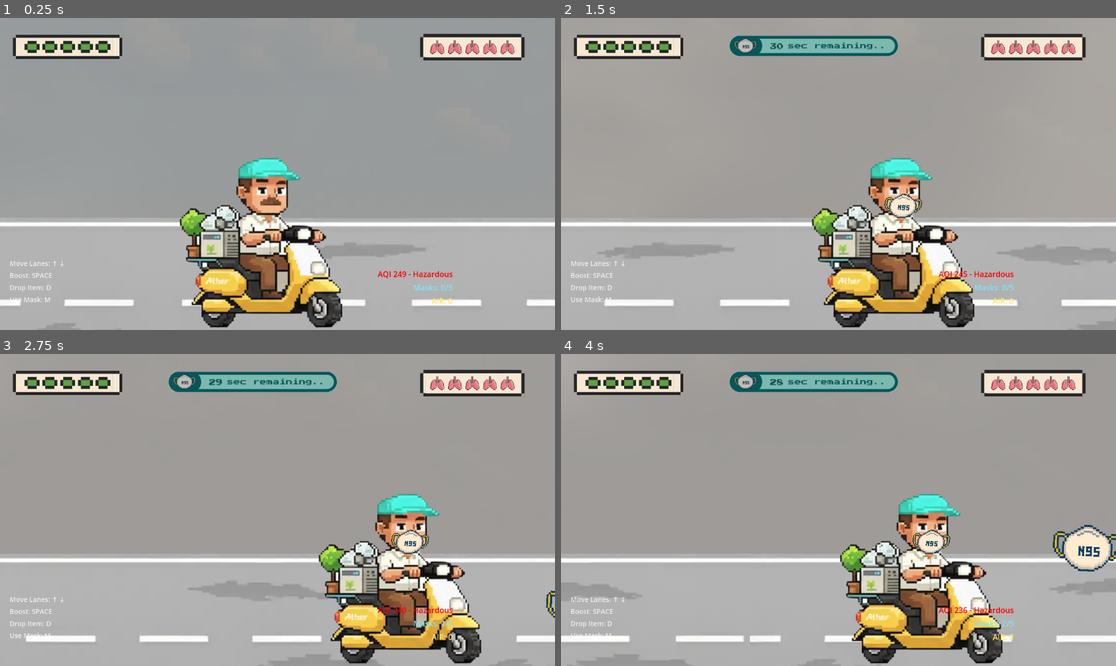
Above: before the commit, frames 1-4 (two rows, left to right).
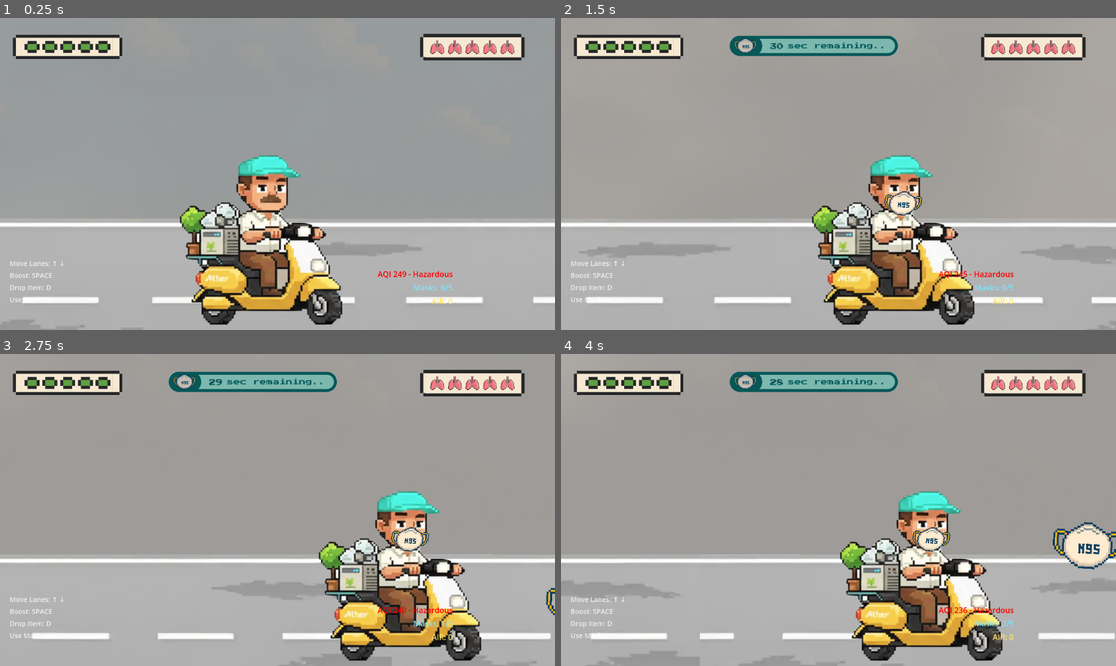
Above: after the commit, the same moments.

Repository: hr1juldey/breath_rush
Game: Godot game, scene res://scenes/Main.tscn
Same seed, same stepped clock (60 frames per second), same inputs: the game is played once before the commit and once after it.
Inputs (mouse positions are in pixels of both pictures, inside the frame that each line leads up to):
- Up to frame 1 (0.25 s): no input
- Up to frame 2 (1.5 s): tap Enter at 0.5 s; move the mouse to (960, 158) at 0.52 s; hold Right (ui_right) 0.53-1.25 s; hold Shift 0.53-1.25 s; click (960, 158) at 0.67 s; tap Space at 0.77 s; drag from (727, 189) to (821, 242) at 1.27 s
- Up to frame 3 (2.75 s): move the mouse to (333, 441) at 2.02 s; hold Right (ui_right) from 2.03 s (still down); tap Ctrl at 2.1 s
- Up to frame 4 (4 s): release Right (ui_right) at 2.75 s; drag from (810, 572) to (672, 463) at 2.77 s; move the mouse to (1005, 556) at 3.52 s; hold Left (ui_left) from 3.53 s (still down); tap I at 3.6 s; tap Space at 3.77 s

The runs differ from the first frame. In frame 1, 6.7% of the frame differs, in the area x 0-100%, y 44-100%; in frame 2, 6.9%; in frame 3, 7.2%; in frame 4, 8.1%, in the area x 0-100%, y 43-100%.

Commit message:
Game environment parallax ready

Diff:
--- a/scenes/Main.tscn
+++ b/scenes/Main.tscn
@@ -56,7 +56,7 @@
 
 [node name="Camera2D" type="Camera2D" parent="."]
 position = Vector2(480, 180.415)
-offset = Vector2(0, -18.8)
+offset = Vector2(0, -13.475)
 zoom = Vector2(1.03, 1.03)
 position_smoothing_enabled = true
 drag_horizontal_enabled = true
@@ -121,14 +121,17 @@
 
 [node name="RoadTileA" type="Sprite2D" parent="Road"]
 position = Vector2(81, 0)
+scale = Vector2(1.105, 0.96)
 texture = ExtResource("9_2x7y0")
 
 [node name="RoadTileB" type="Sprite2D" parent="Road"]
 position = Vector2(1041, 0)
+scale = Vector2(1.105, 0.96)
 texture = ExtResource("9_2x7y0")
 
 [node name="RoadTileC" type="Sprite2D" parent="Road"]
 position = Vector2(1713, 0)
+scale = Vector2(1.105, 0.96)
 texture = ExtResource("9_2x7y0")
 
 [node name="World" type="Node2D" parent="."]
--- a/scripts/components/parallax/FarLayerSpawner.gd
+++ b/scripts/components/parallax/FarLayerSpawner.gd
@@ -7,13 +7,13 @@
 func _ready():
 	# Far layer settings - landmarks sit on horizon
 	pool_size = 1 # Only 1 monument at a time
-	spawn_interval_min = 12.0 # Long interval between monuments
-	spawn_interval_max = 20.0
+	spawn_interval_min = 5.0 # Long interval between monuments
+	spawn_interval_max = 12.0
 	y_variance = 1.0
 	base_scale = 0.35
 	scale_variance = 0.05
 	despawn_x = -1000.0 # Well off-screen left (account for large monument width)
-	spawn_x = 4000.0 # Well off-screen right (account for large monument width)
+	spawn_x = 3000.0 # Well off-screen right (account for large monument width)
 	motion_scale = 0.2
 	layer_y_offset = 120.0 # Far layer too high - move down more
 
@@ -22,32 +22,32 @@
 		{
 			"texture": preload("res://assets/parallax/Laal_kila.webp"),
 			"region": Rect2(0, 256, 1920, 592),
-			"scale": 1.5866,
-			"y_offset": 100.0 # Large monument - too big, getting cut off, move down more
+			"scale": .9,
+			"y_offset": 90.0 # Large monument - too big, getting cut off, move down more
 		},
 		{
 			"texture": preload("res://assets/parallax/Hauskhas.webp"),
 			"region": Rect2(0, 56, 1920, 968),
-			"scale": 0.7403,
-			"y_offset": 0.0
+			"scale": 0.60,
+			"y_offset": 10.0
 		},
 		{
 			"texture": preload("res://assets/parallax/CP.webp"),
 			"region": null,
-			"scale": 0.5,
-			"y_offset": 0.0
+			"scale": 0.46,
+			"y_offset": - 70.0
 		},
 		{
 			"texture": preload("res://assets/parallax/Lotus_park.webp"),
 			"region": Rect2(128, 216, 1608, 584),
-			"scale": 1.729,
-			"y_offset": 80.0 # Lotus park at good level but getting cut off - move down
+			"scale": .95,
+			"y_offset": 120.0 # Lotus park at good level but getting cut off - move down
 		},
 		{
 			"texture": preload("res://assets/parallax/Hanuman.webp"),
 			"region": Rect2(608, 48, 696, 1000),
-			"scale": 0.4030,
-			"y_offset": - 60.0 # Floating ~12px - move down
+			"scale": 0.412,
+			"y_offset": - 146.0 # Floating ~12px - move down
 		},
 		{
 			"texture": preload("res://assets/parallax/Select_City_mall.webp"),
--- a/scripts/components/parallax/FrontLayerSpawner.gd
+++ b/scripts/components/parallax/FrontLayerSpawner.gd
@@ -23,7 +23,7 @@
 			"texture": preload("res://assets/parallax/tree_1.webp"),
 			"region": Rect2(224, 80, 744, 1008),
 			"scale": 0.1889,
-			"y_offset": - 80.0 # Tree1 50% under - move up significantly
+			"y_offset": - 75.0 # Tree1 50% under - move up significantly
 		},
 		{
 			"texture": preload("res://assets/parallax/tree_2.webp"),
--- a/scripts/components/parallax/MidLayerSpawner.gd
+++ b/scripts/components/parallax/MidLayerSpawner.gd
@@ -40,8 +40,8 @@
 		{
 			"texture": preload("res://assets/parallax/home_1.webp"),
 			"region": null,
-			"scale": 0.3,
-			"y_offset": 0.0 # Blue/white house - REFERENCE (perfect)
+			"scale": 0.24,
+			"y_offset": - 60.0 # Blue/white house - REFERENCE (perfect)
 		},
 		{
 			"texture": preload("res://assets/parallax/building_generic.webp"),
@@ -52,8 +52,8 @@
 		{
 			"texture": preload("res://assets/parallax/two_storey_building.webp"),
 			"region": Rect2(520, 104, 796, 872),
-			"scale": 0.4398,
-			"y_offset": 0.0
+			"scale": 0.3,
+			"y_offset": - 45.0
 		},
 	]
 
